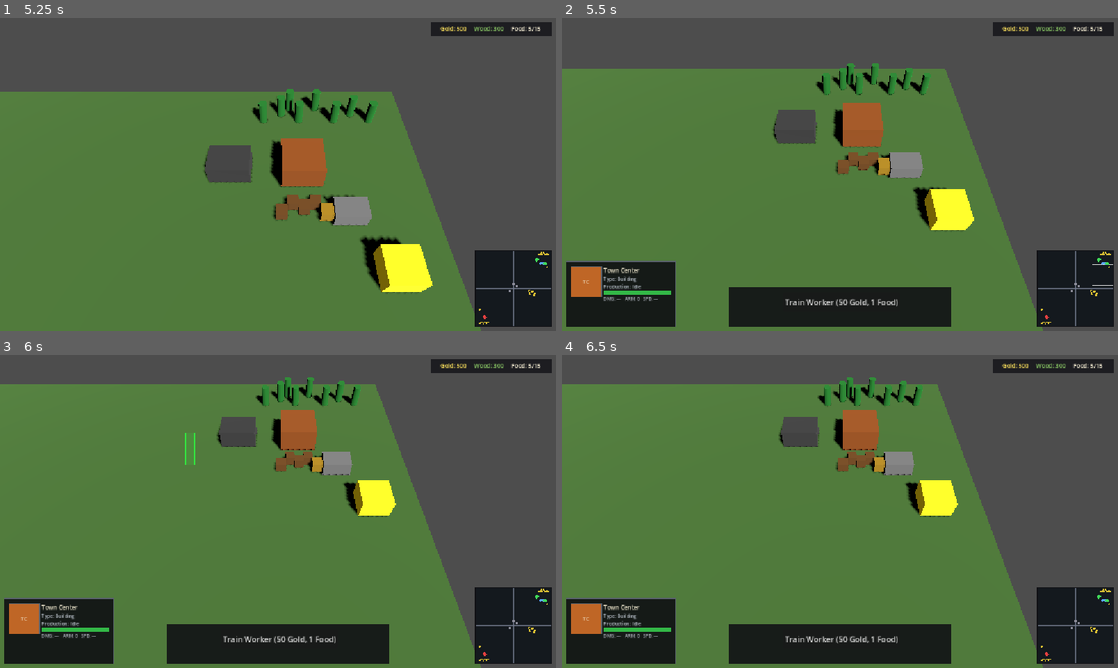
Above: before the commit, frames 1-4 (two rows, left to right).
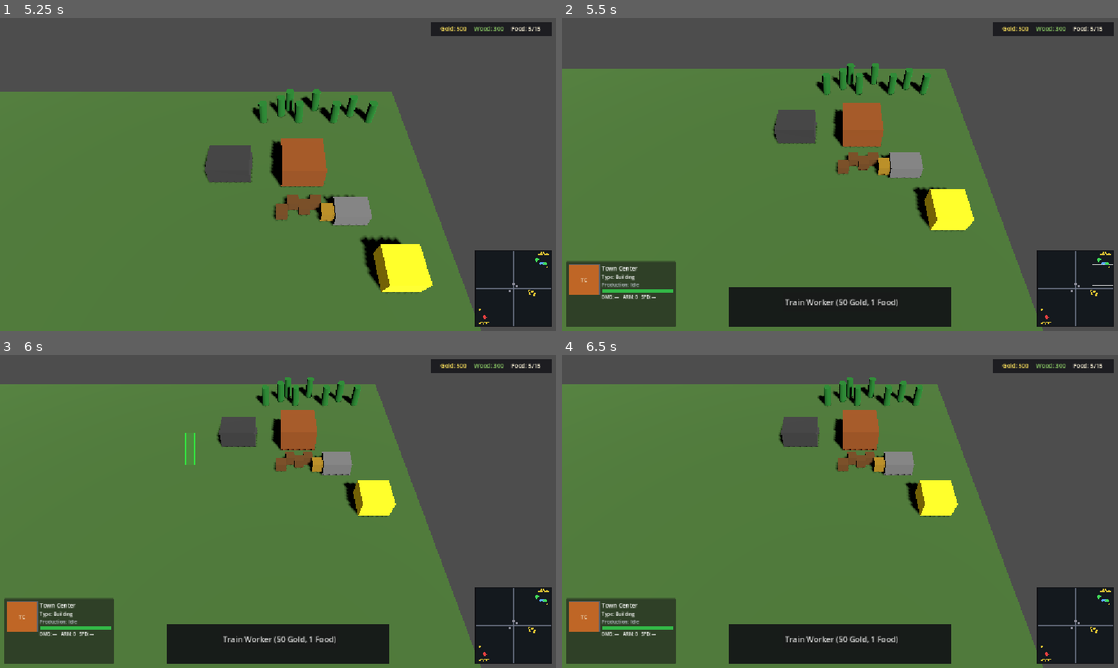
Above: after the commit, the same moments.

Repository: nplvkntx/endless-battle
Game: Godot game, scene res://scenes/main.tscn
The game is run twice, just before and just after one commit, with the same random seed, the same clock (stepped at 60 frames per second) and the same inputs.
Inputs (mouse positions are in pixels of both pictures, inside the frame that each line leads up to):
- Up to frame 1 (5.25 s): tap Enter at 0.5, 2.75 s; move the mouse to (400, 158) at 0.52 s; hold Right (ui_right) 0.53-1.25 s; tap B at 0.6 s; click (400, 158) at 0.67 s; drag from (166, 190) to (250, 237) at 1.27 s; tap Space at 2 s; move the mouse to (333, 105) at 2.02 s; hold Right (ui_right) 2.03-2.75 s; tap T at 2.1 s; drag from (250, 237) to (111, 127) at 2.77 s; move the mouse to (444, 221) at 3.52 s; hold Left (ui_left) 3.53-4.25 s; tap C at 3.6 s; drag from (111, 127) to (194, 96) at 4.27 s; move the mouse to (305, 174) at 5.02 s; hold Down (ui_down) from 5.03 s (still down); tap E at 5.1 s; click (305, 174) at 5.17 s
- Up to frame 2 (5.5 s): keep holding Down (ui_down)
- Up to frame 3 (6 s): release Down (ui_down) at 5.75 s; drag from (194, 433) to (166, 527) at 5.77 s
- Up to frame 4 (6.5 s): no input

Frame 1 is identical in both runs. In frame 2, 3.6% of the frame differs, in the area x 0-21%, y 77-99%; in frame 3, 3.6%; in frame 4, 3.6%.

Commit message:
Add inspect-only HUD for enemy selections

Diff:
--- a/scripts/systems/selection_manager.gd
+++ b/scripts/systems/selection_manager.gd
@@ -4,6 +4,7 @@
 
 signal selection_changed(units: Array[Unit])
 signal building_selection_changed(building: Building)
+signal inspection_changed(unit: Unit, building: Building)
 
 const DRAG_THRESHOLD_PIXELS: float = 4.0
 const DOUBLE_CLICK_TIME_SECONDS: float = 0.3
@@ -19,6 +20,8 @@
 
 var selected_units: Array[Unit] = []
 var selected_building: Building = null
+var inspected_unit: Unit = null
+var inspected_building: Building = null
 
 
 func get_multi_unit_selection_category() -> StringName:
@@ -146,12 +149,32 @@
 		var building_distance: float = _raycast_hit_distance(
 			camera, screen_position, PhysicsLayers.BUILDINGS
 		)
-		if building_distance < unit_distance and _is_selectable_building(building):
-			_set_selected_building(building)
+		if building_distance < unit_distance:
+			if _is_inspectable_building(building):
+				_set_inspected_building(building)
+				_reset_click_tracking()
+				return
+			if _is_selectable_building(building):
+				_set_selected_building(building)
+				_reset_click_tracking()
+				return
+		elif _is_inspectable_unit(unit):
+			_set_inspected_unit(unit)
 			_reset_click_tracking()
 			return
+		elif _is_selectable_unit(unit):
+			if _is_double_click(unit):
+				_select_all_visible_same_type(unit, camera)
+			else:
+				_set_selected_units([unit])
+			_record_click(unit)
+			return
 
 	if unit:
+		if _is_inspectable_unit(unit):
+			_set_inspected_unit(unit)
+			_reset_click_tracking()
+			return
 		if _is_double_click(unit):
 			_select_all_visible_same_type(unit, camera)
 		else:
@@ -160,6 +183,10 @@
 		return
 
 	if building != null:
+		if _is_inspectable_building(building):
+			_set_inspected_building(building)
+			_reset_click_tracking()
+			return
 		_set_selected_building(building)
 		_reset_click_tracking()
 		return
@@ -173,6 +200,7 @@
 
 	_clear_selection()
 	_clear_building_selection()
+	_clear_inspection()
 	_reset_click_tracking()
 
 
@@ -376,6 +404,7 @@
 	if _arrays_match(selected_units, units):
 		return
 
+	_clear_inspection_without_signal()
 	_clear_building_selection_without_signal()
 	_clear_selection_without_signal()
 	selected_units = _filter_selectable_units(units.duplicate())
@@ -400,6 +429,7 @@
 	if selected_building == building:
 		return
 
+	_clear_inspection_without_signal()
 	_clear_selection_without_signal()
 	_clear_building_selection_without_signal()
 	selected_building = building
@@ -483,6 +513,7 @@
 func _purge_invalid_selection() -> void:
 	_purge_invalid_selected_units()
 	_purge_invalid_selected_building()
+	_purge_invalid_inspection()
 
 
 func _purge_invalid_selected_units() -> void:
@@ -507,6 +538,64 @@
 
 	selected_building = null
 	building_selection_changed.emit(null)
+
+
+func _purge_invalid_inspection() -> void:
+	var had_inspection: bool = inspected_unit != null or inspected_building != null
+
+	if inspected_unit != null and not _is_inspectable_unit(inspected_unit):
+		inspected_unit = null
+
+	if inspected_building != null and not _is_inspectable_building(inspected_building):
+		inspected_building = null
+
+	if had_inspection and inspected_unit == null and inspected_building == null:
+		inspection_changed.emit(null, null)
+
+
+func _set_inspected_unit(unit: Unit) -> void:
+	if not _is_inspectable_unit(unit):
+		return
+
+	if inspected_unit == unit and selected_units.is_empty() and selected_building == null:
+		return
+
+	_clear_selection_without_signal()
+	_clear_building_selection_without_signal()
+	inspected_building = null
+	inspected_unit = unit
+	inspection_changed.emit(inspected_unit, null)
+	selection_changed.emit(selected_units)
+	building_selection_changed.emit(null)
+
+
+func _set_inspected_building(building: Building) -> void:
+	if not _is_inspectable_building(building):
+		return
+
+	if inspected_building == building and selected_units.is_empty() and selected_building == null:
+		return
+
+	_clear_selection_without_signal()
+	_clear_building_selection_without_signal()
+	inspected_unit = null
+	inspected_building = building
+	inspection_changed.emit(null, inspected_building)
+	selection_changed.emit(selected_units)
+	building_selection_changed.emit(null)
+
+
+func _clear_inspection() -> void:
+	if inspected_unit == null and inspected_building == null:
+		return
+
+	_clear_inspection_without_signal()
+	inspection_changed.emit(null, null)
+
+
+func _clear_inspection_without_signal() -> void:
+	inspected_unit = null
+	inspected_building = null
 
 
 func _filter_selectable_units(units: Array[Unit]) -> Array[Unit]:
@@ -542,6 +631,27 @@
 		return false
 
 	return true
+
+
+func _is_inspectable_unit(candidate: Variant) -> bool:
+	if candidate == null or not is_instance_valid(candidate):
+		return false
+
+	if not candidate is Unit:
+		return false
+
+	var unit: Unit = candidate as Unit
+	if unit.is_queued_for_deletion():
+		return false
+
+	if unit.is_in_group(&"enemies"):
+		return true
+
+	return CombatTargetValidation.is_enemy_faction(unit)
+
+
+func _is_inspectable_building(candidate: Variant) -> bool:
+	return CombatTargetValidation.is_attackable_enemy_building(candidate)
 
 
 func _is_selectable_building(candidate: Variant) -> bool:
--- a/scripts/ui/selection_info_panel.gd
+++ b/scripts/ui/selection_info_panel.gd
@@ -25,6 +25,12 @@
 var _tracked_command_center: CommandCenter = null
 var _tracked_barracks: Barracks = null
 var _tracked_hero_altar: HeroAltar = null
+var _is_enemy_inspect: bool = false
+
+const ENEMY_NAME_COLOR := Color(0.95, 0.35, 0.35, 1)
+const ENEMY_ACCENT_COLOR := Color(0.75, 0.22, 0.22, 1)
+const ENEMY_LEVEL_COLOR := Color(0.9, 0.55, 0.55, 1)
+const ENEMY_STAT_COLOR := Color(0.85, 0.5, 0.5, 1)
 
 const PORTRAIT_STYLES: Dictionary = {
 	"worker": {"color": Color(0.55, 0.35, 0.15, 1), "label": "W"},
@@ -49,6 +55,12 @@
 
 	selection_manager.selection_changed.connect(_on_selection_changed)
 	selection_manager.building_selection_changed.connect(_on_building_selection_changed)
+	if selection_manager.has_signal("inspection_changed"):
+		selection_manager.inspection_changed.connect(_on_inspection_changed)
+	_refresh_panel()
+
+
+func _on_inspection_changed(_unit: Unit, _building: Building) -> void:
 	_refresh_panel()
 
 
@@ -70,6 +82,14 @@
 		_hide_panel()
 		return
 
+	if selection_manager.inspected_building != null:
+		_show_enemy_building_info(selection_manager.inspected_building)
+		return
+
+	if selection_manager.inspected_unit != null:
+		_show_enemy_unit_info(selection_manager.inspected_unit)
+		return
+
 	var selected_building: Building = selection_manager.selected_building
 	if selected_building != null:
 		_show_building_info(selected_building)
@@ -80,6 +100,9 @@
 		_hide_panel()
 		return
 
+	_is_enemy_inspect = false
+	_apply_player_visual_style()
+
 	var primary_hero: Hero = selection_manager.get_primary_ui_hero()
 	if primary_hero != null and selected_units.size() > 1:
 		_show_unit_info(primary_hero)
@@ -94,6 +117,8 @@
 
 
 func _show_multiple_units(units: Array[Unit], category: StringName) -> void:
+	_is_enemy_inspect = false
+	_apply_player_visual_style()
 	visible = true
 	_level_label.visible = false
 	_type_label.visible = true
@@ -128,9 +153,8 @@
 		_hide_panel()
 		return
 
-	if unit.is_in_group(&"enemies"):
-		_hide_panel()
-		return
+	_is_enemy_inspect = false
+	_apply_player_visual_style()
 
 	var info: Dictionary = _get_unit_info(unit)
 	if info.is_empty():
@@ -150,6 +174,9 @@
 
 
 func _show_building_info(building: Building) -> void:
+	_is_enemy_inspect = false
+	_apply_player_visual_style()
+
 	var info: Dictionary = _get_building_info(building)
 	if info.is_empty():
 		_hide_panel()
@@ -168,6 +195,138 @@
 	_configure_production_display(building)
 
 
+func _show_enemy_unit_info(unit: Unit) -> void:
+	if not is_instance_valid(unit) or unit.is_queued_for_deletion():
+		_hide_panel()
+		return
+
+	var info: Dictionary = _get_enemy_unit_info(unit)
+	if info.is_empty():
+		_hide_panel()
+		return
+
+	_is_enemy_inspect = true
+	_apply_enemy_visual_style()
+	visible = true
+	_set_portrait(info.portrait_key)
+	_name_label.text = info.name
+	_type_label.text = "Type: %s" % info.type
+	_type_label.visible = true
+	_hide_production_display()
+
+	if unit is Hero:
+		_configure_enemy_level_display(unit)
+		_configure_health_display(unit, true)
+		_configure_enemy_mana_display(unit as Hero)
+		_configure_stats_display(unit)
+		return
+
+	_level_label.visible = false
+	_configure_health_display(unit, true)
+	_mana_bar.visible = false
+	_mana_label.visible = false
+	_configure_stats_display(unit)
+
+
+func _show_enemy_building_info(building: Building) -> void:
+	if not is_instance_valid(building) or building.is_queued_for_deletion():
+		_hide_panel()
+		return
+
+	var info: Dictionary = _get_enemy_building_info(building)
+	if info.is_empty():
+		_hide_panel()
+		return
+
+	_is_enemy_inspect = true
+	_apply_enemy_visual_style()
+	visible = true
+	_set_portrait(info.portrait_key)
+	_name_label.text = info.name
+	_type_label.text = "Type: %s" % info.type
+	_type_label.visible = true
+	_level_label.visible = false
+	_configure_health_display(building, true)
+	_mana_bar.visible = false
+	_mana_label.visible = false
+	_stats_row.visible = false
+	_hide_production_display()
+
+
+func _apply_enemy_visual_style() -> void:
+	_name_label.add_theme_color_override("font_color", ENEMY_NAME_COLOR)
+	_level_label.add_theme_color_override("font_color", ENEMY_LEVEL_COLOR)
+	_type_label.add_theme_color_override("font_color", ENEMY_LEVEL_COLOR)
+	_health_label.add_theme_color_override("font_color", ENEMY_NAME_COLOR)
+	_damage_label.add_theme_color_override("font_color", ENEMY_STAT_COLOR)
+	_armor_label.add_theme_color_override("font_color", ENEMY_STAT_COLOR)
+	_speed_label.add_theme_color_override("font_color", ENEMY_STAT_COLOR)
+
+	var panel_style := StyleBoxFlat.new()
+	panel_style.bg_color = Color(0.07, 0.04, 0.04, 0.9)
+	panel_style.border_width_left = 1
+	panel_style.border_width_top = 1
+	panel_style.border_width_right = 1
+	panel_style.border_width_bottom = 1
+	panel_style.border_color = ENEMY_ACCENT_COLOR
+	panel_style.content_margin_left = 4.0
+	panel_style.content_margin_top = 4.0
+	panel_style.content_margin_right = 4.0
+	panel_style.content_margin_bottom = 4.0
+	add_theme_stylebox_override("panel", panel_style)
+
+
+func _apply_player_visual_style() -> void:
+	_name_label.remove_theme_color_override("font_color")
+	_level_label.remove_theme_color_override("font_color")
+	_type_label.remove_theme_color_override("font_color")
+	_health_label.remove_theme_color_override("font_color")
+	_damage_label.remove_theme_color_override("font_color")
+	_armor_label.remove_theme_color_override("font_color")
+	_speed_label.remove_theme_color_override("font_color")
+	remove_theme_stylebox_override("panel")
+
+
+func _configure_enemy_level_display(unit: Unit) -> void:
+	if unit is Hero:
+		var hero: Hero = unit as Hero
+		_level_label.text = "Level %d" % hero.level
+		_level_label.visible = true
+		return
+
+	_level_label.visible = false
+
+
+func _configure_enemy_mana_display(hero: Hero) -> void:
+	_clear_mana_tracking()
+
+	if hero == null or not is_instance_valid(hero):
+		_mana_bar.visible = false
+		_mana_label.visible = false
+		return
+
+	_tracked_hero = hero
+	if hero.has_signal("mana_changed"):
+		hero.mana_changed.connect(_on_tracked_mana_changed)
+	if hero.has_signal("level_changed"):
+		hero.level_changed.connect(_on_tracked_enemy_hero_level_changed)
+	_update_enemy_hero_mana_display(hero)
+	_mana_bar.visible = true
+	_mana_label.visible = true
+
+
+func _update_enemy_hero_mana_display(hero: Hero) -> void:
+	_level_label.text = "Level %d" % hero.level
+	_level_label.visible = true
+	_update_mana_display(hero.current_mana, hero.max_mana)
+	_mana_label.text = "Mana: %d / %d" % [hero.current_mana, hero.max_mana]
+
+
+func _on_tracked_enemy_hero_level_changed(_new_level: int = 0) -> void:
+	if _tracked_hero != null and is_instance_valid(_tracked_hero) and _is_enemy_inspect:
+		_update_enemy_hero_mana_display(_tracked_hero)
+
+
 func _set_portrait(portrait_key: String) -> void:
 	var style: Dictionary = PORTRAIT_STYLES.get(portrait_key, PORTRAIT_STYLES["multiple"])
 	_portrait_color.color = style.color
@@ -184,7 +343,7 @@
 	_level_label.visible = false
 
 
-func _configure_health_display(node: Node) -> void:
+func _configure_health_display(node: Node, show_numeric: bool = false) -> void:
 	var health_component: HealthComponent = node.get_node_or_null("HealthComponent") as HealthComponent
 	if health_component == null:
 		_hp_bar.visible = false
@@ -195,7 +354,7 @@
 	health_component.health_changed.connect(_on_tracked_health_changed)
 	_update_health_display(health_component.current_health, health_component.max_health)
 	_hp_bar.visible = true
-	_health_label.visible = false
+	_health_label.visible = show_numeric
 
 
 func _configure_mana_display(unit: Unit) -> void:
@@ -260,6 +419,8 @@
 
 func _on_tracked_mana_changed(current_mana: int, max_mana: int) -> void:
 	_update_mana_display(current_mana, max_mana)
+	if _is_enemy_inspect:
+		_mana_label.text = "Mana: %d / %d" % [current_mana, max_mana]
 
 
 func _clear_mana_tracking() -> void:
@@ -272,6 +433,8 @@
 			_tracked_hero.ability_points_changed.disconnect(_on_tracked_hero_stats_changed)
 		if _tracked_hero.ability_progression_changed.is_connected(_on_tracked_hero_stats_changed):
 			_tracked_hero.ability_progression_changed.disconnect(_on_tracked_hero_stats_changed)
+		if _tracked_hero.level_changed.is_connected(_on_tracked_enemy_hero_level_changed):
+			_tracked_hero.level_changed.disconnect(_on_tracked_enemy_hero_level_changed)
 	_tracked_hero = null
 
 
@@ -283,6 +446,8 @@
 
 func _on_tracked_health_changed(current_health: int, max_health: int) -> void:
 	_update_health_display(current_health, max_health)
+	if _health_label.visible:
+		_health_label.text = "Health: %d / %d" % [current_health, max_health]
 
 
 func _clear_health_tracking() -> void:
@@ -295,6 +460,8 @@
 
 
 func _hide_panel() -> void:
+	_is_enemy_inspect = false
+	_apply_player_visual_style()
 	visible = false
 	_hide_production_display()
 
@@ -472,6 +639,28 @@
 	return {}
 
 
+func _get_enemy_unit_info(unit: Unit) -> Dictionary:
+	if unit is Hero:
+		return {"name": "Enemy Hero", "type": "Unit", "portrait_key": "hero"}
+	if unit is Worker:
+		return {"name": "Enemy Worker", "type": "Unit", "portrait_key": "worker"}
+	if unit is Swordsman:
+		return {"name": "Enemy Soldier", "type": "Unit", "portrait_key": "swordsman"}
+	if unit is Archer:
+		return {"name": "Enemy Archer", "type": "Unit", "portrait_key": "archer"}
+	if unit is EnemyDummy:
+		return {"name": "Enemy Dummy", "type": "Unit", "portrait_key": "enemy_dummy"}
+	return {"name": "Enemy Unit", "type": "Unit", "portrait_key": "enemy_dummy"}
+
+
+func _get_enemy_building_info(building: Building) -> Dictionary:
+	var info: Dictionary = _get_building_info(building)
+	if info.is_empty():
+		return {}
+	info.name = "Enemy %s" % info.name
+	return info
+
+
 func _get_building_info(building: Building) -> Dictionary:
 	if building is CommandCenter:
 		return {"name": "Town Center", "type": "Building", "portrait_key": "town_center"}
